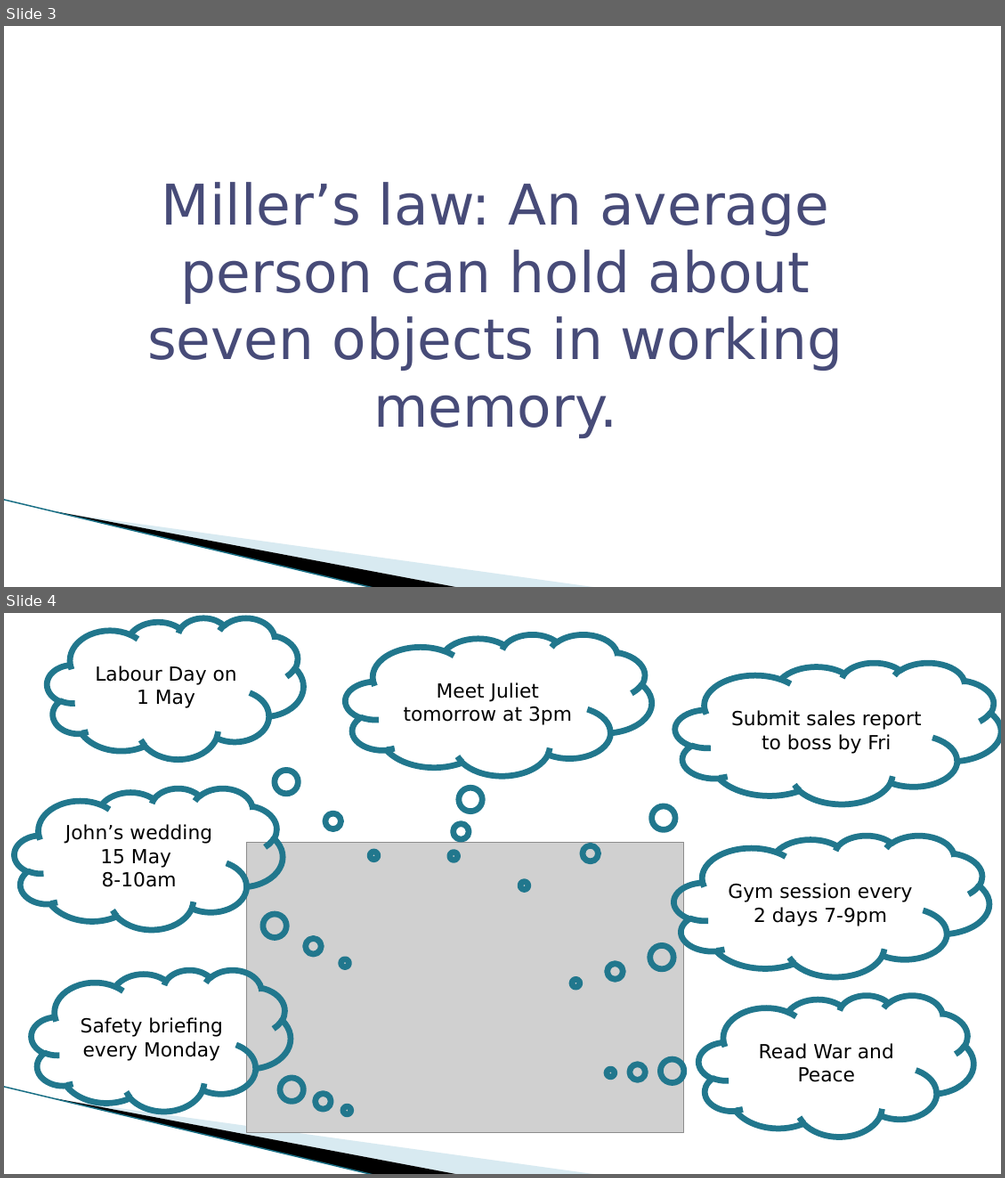
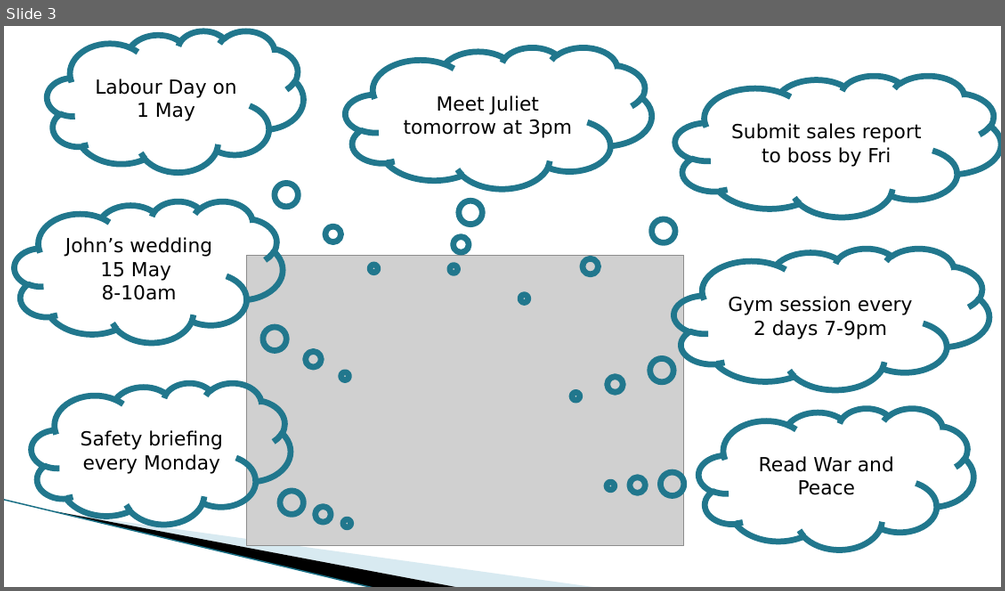
Before and after one commit to riwu/CS2101, a slide deck: WURI OP2.pptx. Shown one above the other, each under a label of ours: slides 3 and 4 before the commit, slide 3 after it. The pictures are 1005x1178 and 1005x591 pixels, drawn with LibreOffice and Linux fonts; fonts in the diff are those of the drawing; grey boxes stand for pictures; background and template pictures are left out. Boxes give left, top, right and bottom in pixels: in the first picture for what was removed or moved away, otherwise in the second. Text is boxed around its words. In the diff, an @@ line names an element or a change of style, - is before the commit and + after.

```diff
--- a/WURI OP2.pptx
+++ b/WURI OP2.pptx
@@ slide 3 removed at box(4, 26, 1001, 587), background #FFFFFF; not listed: 3 template elements that a slide beside it also shows @@
@@ text removed at box(147, 182, 843, 438) @@
-Miller’s law: An average person can hold about seven objects in working memory.
@@ what was slide 4 is now slide 3 @@
```
Also in this commit, not shown: 2 slides changed, 1 other file.
